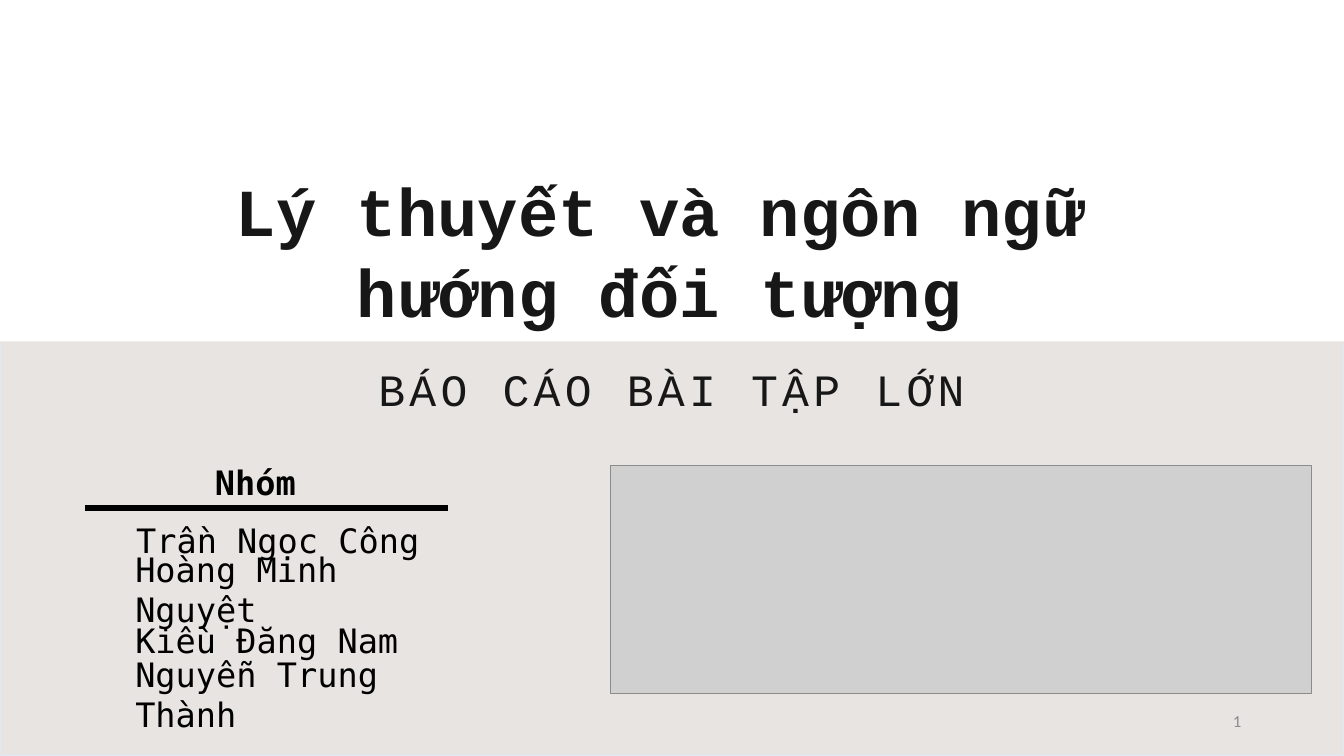
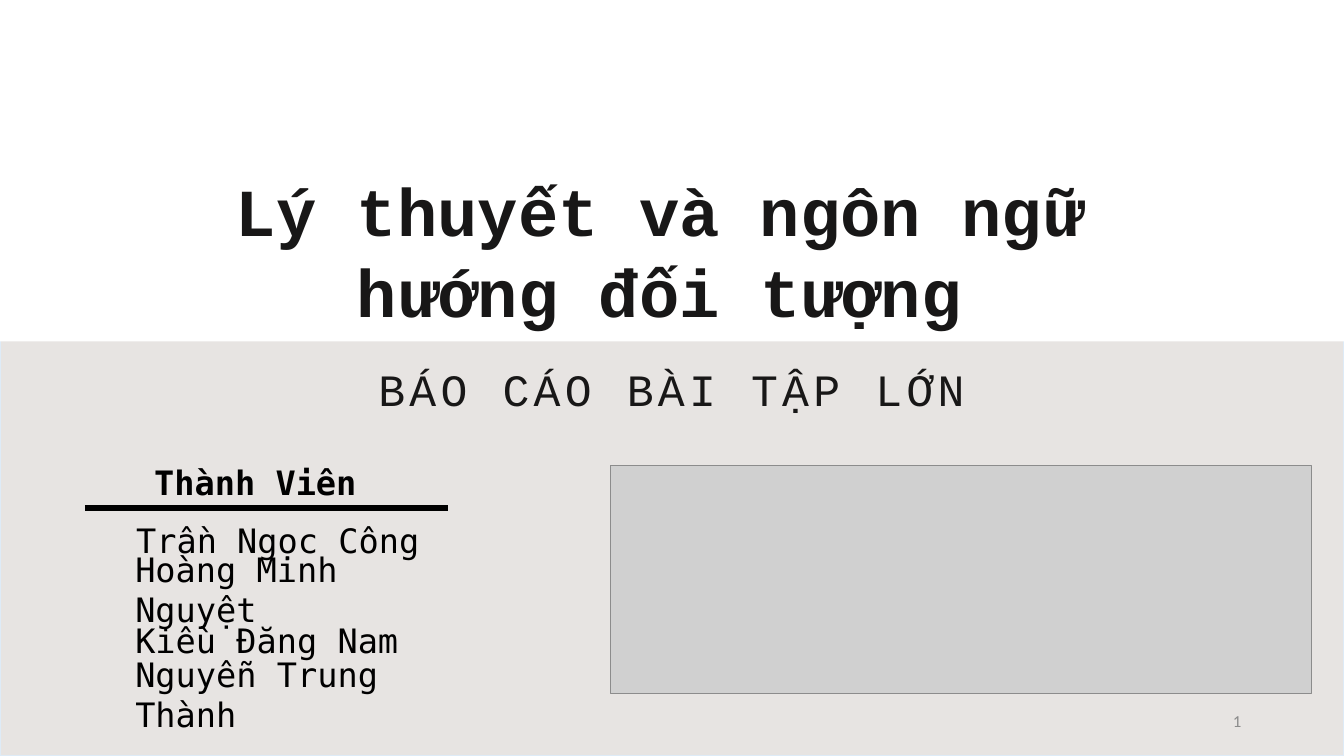
Before and after one commit to thanhhff/Cafe-Manager, a slide deck: slide 1 of report/FinalReport.pptx. Drawn at 1344x756 pixels with LibreOffice and Linux fonts; fonts in the diff are those of the drawing; grey boxes stand for pictures. Boxes give left, top, right and bottom in pixels: in the first picture for what was removed or moved away, otherwise in the second. Text is boxed around its words. In the diff, an @@ line names an element or a change of style, - is before the commit and + after.

```diff
--- a/report/FinalReport.pptx
+++ b/report/FinalReport.pptx
@@ text at <box>154,467,357,496</box>: text changed @@
-Nhóm
+Thành Viên
```
Also in this commit, not shown: 12 other slides changed, 2 slides added.
